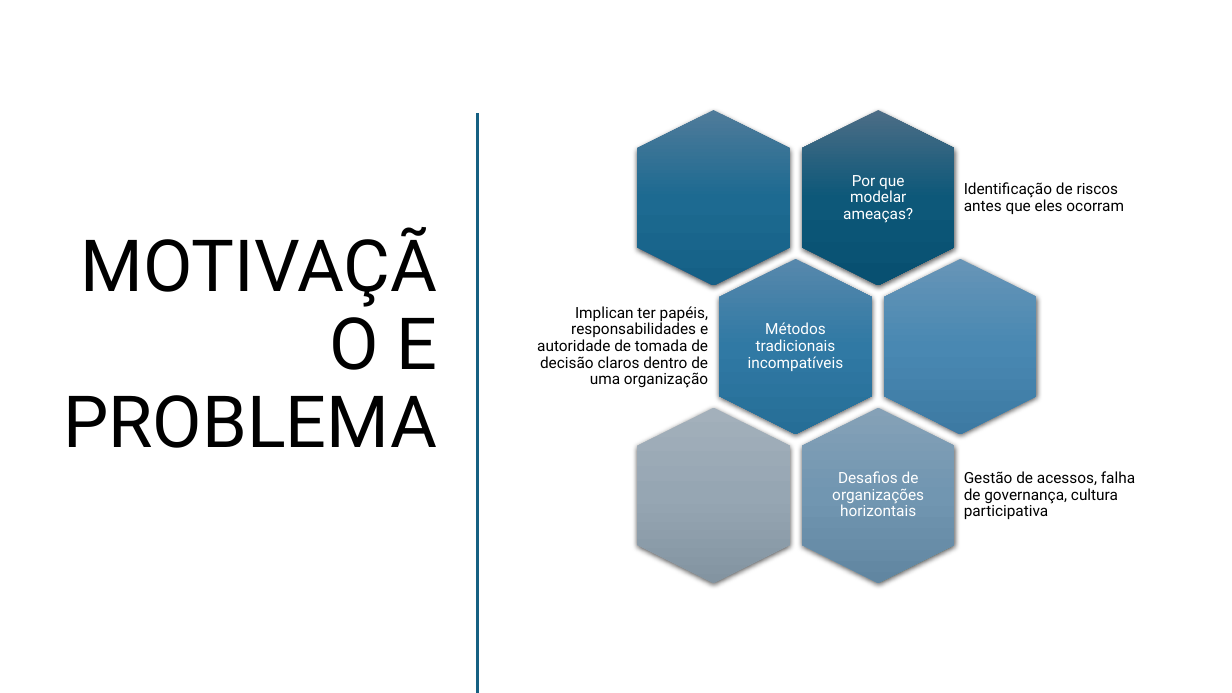
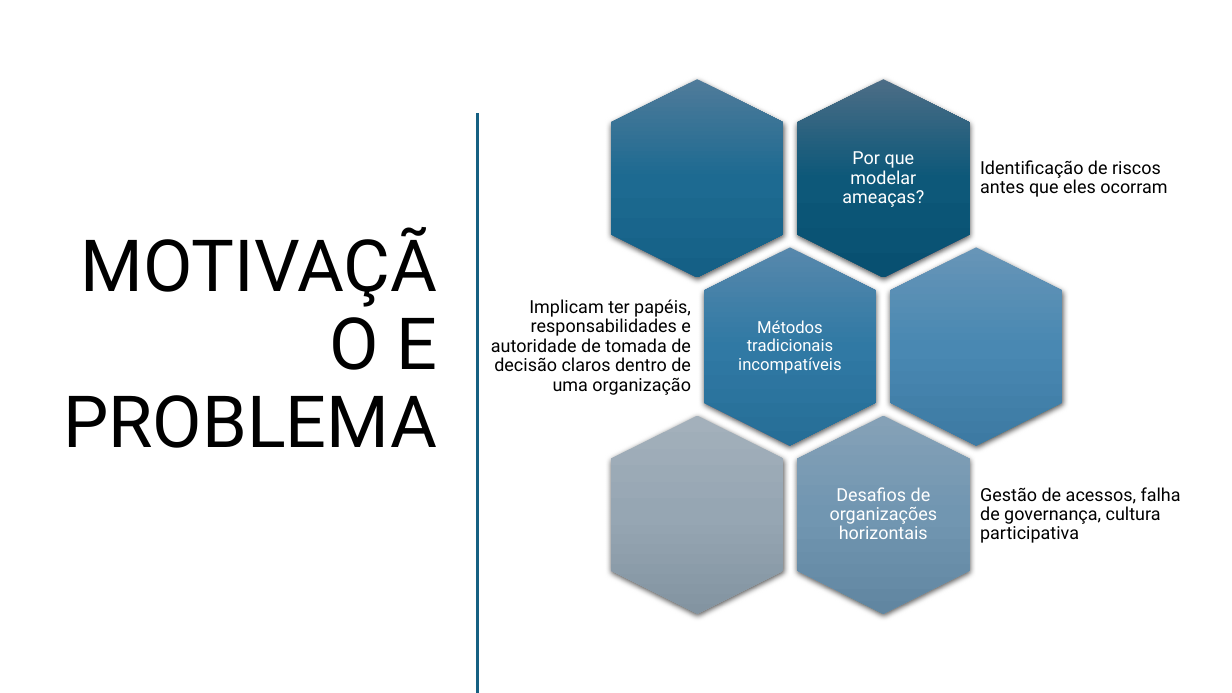
Before and after one commit to teromonte/HorizontalThreatModeling, a slide deck: slide 2 of Apresentação.pptx. Drawn at 1232x693 pixels with LibreOffice and Linux fonts; fonts in the diff are those of the drawing. Boxes give left, top, right and bottom in pixels: in the first picture for what was removed or moved away, otherwise in the second. Text is boxed around its words. In the diff, an @@ line names an element or a change of style, - is before the commit and + after.

```diff
--- a/Apresentação.pptx
+++ b/Apresentação.pptx
@@ hexagon: place and size @@
-hexagon at (637, 110, 790, 285)
+hexagon at (610, 80, 783, 278)
@@ hexagon: place and size @@
-hexagon at (803, 110, 955, 285)
+hexagon at (797, 80, 970, 278)
@@ text "Por que modelar ameaças?": place and size @@
-text "Por que modelar ameaças?" at (843, 175, 913, 223)
+text "Por que modelar ameaças?" at (842, 151, 924, 207)
@@ text "Identificação de riscos antes que ...": place and size @@
-text "Identificação de riscos antes que ..." at (964, 182, 1124, 214)
+text "Identificação de riscos antes que ..." at (980, 160, 1167, 197)
@@ hexagon: place and size @@
-hexagon at (720, 258, 872, 434)
+hexagon at (704, 248, 877, 446)
@@ hexagon: place and size @@
-hexagon at (884, 258, 1037, 434)
+hexagon at (890, 248, 1062, 446)
@@ text at (491, 299, 691, 395): text changed; size 12 to 14 pt @@
-Implican ter papéis, responsabilidades e autoridade de tomada de decisão claros dentro de uma organização
+Implicam ter papéis, responsabilidades e autoridade de tomada de decisão claros dentro de uma organização
@@ text "Métodos tradicionais incompatíveis": place and size @@
-text "Métodos tradicionais incompatíveis" at (748, 322, 843, 371)
+text "Métodos tradicionais incompatíveis" at (738, 320, 841, 374)
@@ text "Métodos tradicionais incompatíveis" at (738, 320, 841, 374): size 12 to 13 pt @@
@@ hexagon: place and size @@
-hexagon at (637, 408, 790, 584)
+hexagon at (610, 416, 783, 614)
@@ hexagon: place and size @@
-hexagon at (803, 408, 955, 584)
+hexagon at (797, 416, 970, 614)
@@ text "Desafios de organizações horizontais": place and size @@
-text "Desafios de organizações horizontais" at (832, 471, 924, 516)
+text "Desafios de organizações horizontais" at (830, 487, 938, 539)
@@ size 12 to 14 pt in 4 elements at (830, 487, 938, 539), (842, 151, 924, 207), (980, 160, 1167, 197), (980, 487, 1181, 543) @@
@@ text "Gestão de acessos, falha de ...": place and size @@
-text "Gestão de acessos, falha de ..." at (964, 471, 1135, 519)
+text "Gestão de acessos, falha de ..." at (980, 487, 1181, 543)
```
Also in this commit, not shown: 7 other slides changed, 1 other file.
